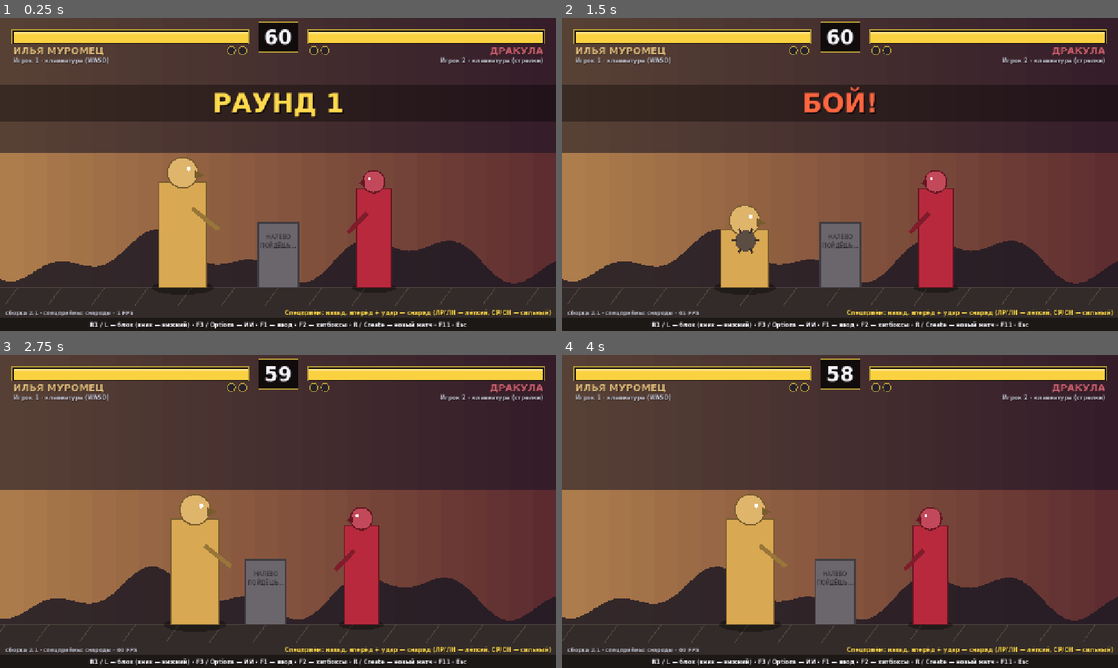
Above: before the commit, frames 1-4 (two rows, left to right).
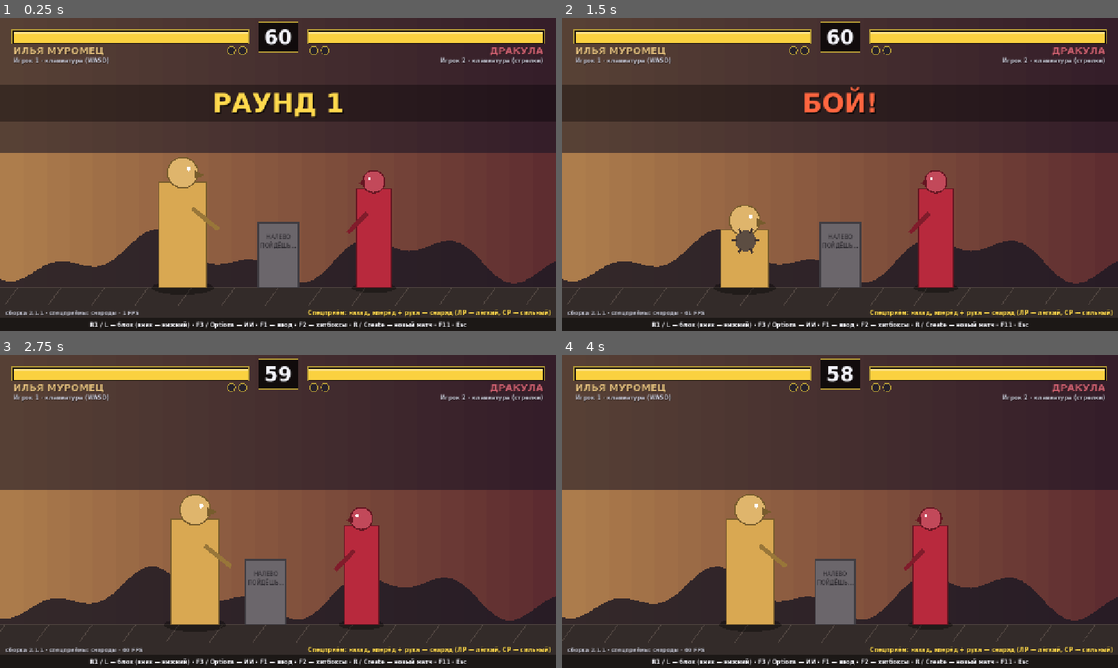
Above: after the commit, the same moments.

Repository: wrcabeludo-rgb/games
Game: Godot game, scene res://scenes/main.tscn
The game is run twice, just before and just after one commit, with the same random seed, the same clock (stepped at 60 frames per second) and the same inputs.
Inputs:
- Up to frame 1 (0.25 s): no input
- Up to frame 2 (1.5 s): tap Enter at 0.5 s; hold D 0.53-1.28 s; tap U at 0.6 s; hold S from 1.28 s (still down); tap I at 1.35 s
- Up to frame 3 (2.75 s): release S at 2.03 s; hold D from 2.03 s (still down); tap J at 2.1 s
- Up to frame 4 (4 s): release D at 2.78 s; hold W 2.78-3.53 s; tap K at 2.85 s; hold A from 3.53 s (still down); tap L at 3.6 s

The runs differ from the first frame. In frame 1, 0.6% of the frame differs, in the area x 6-100%, y 93-96%; in frame 2, 0.6%; in frame 3, 0.6%; in frame 4, 0.6%.

Commit message:
Битва легенд 2.1.1: снаряды — только ударами рукой
У спецприёма в данных указано, какими кнопками он вызывается (buttons: punch/kick/any).
Бросок палицы и стая мышей — только ЛР/СР; с ногами выходит обычный удар.

Co-Authored-By: Claude Opus 5.5 <noreply@anthropic.com>
Claude-Session: https://claude.ai/code/session_01XXCj5USGvqBwGBQWYjNQyR

Diff:
--- a/bitva-legend/game/project.godot
+++ b/bitva-legend/game/project.godot
@@ -5,7 +5,7 @@
 [application]
 
 config/name="Битва легенд"
-config/version="2.1"
+config/version="2.1.1"
 config/description="спецприёмы: снаряды"
 run/main_scene="res://scenes/main.tscn"
 config/features=PackedStringArray("4.4", "GL Compatibility")
--- a/bitva-legend/game/scripts/core/fighter.gd
+++ b/bitva-legend/game/scripts/core/fighter.gd
@@ -303,7 +303,7 @@
 	for i in 4:
 		if (bits & ATTACK_BITS[i]) != 0 and (prev_bits & ATTACK_BITS[i]) == 0:
 			btn_timers[i] = 0
-			_check_special(1 if i >= 2 else 0)
+			_check_special(i)
 	prev_bits = bits
 	return {
 		"fwd": (bits & fwd_bit) != 0, "back": (bits & back_bit) != 0,
@@ -324,12 +324,22 @@
 ## Нажата кнопка удара: не завершает ли она ввод спецприёма?
 ## «Назад, вперёд + удар»: вперёд не раньше BUTTON_WINDOW тиков до кнопки,
 ## назад — не раньше TAP_WINDOW тиков до «вперёд».
-func _check_special(strength: int) -> void:
+func _check_special(button: int) -> void:
 	if tap_log[0] == TAP_FWD and tap_log[2] == TAP_BACK and tap_log[1] <= BUTTON_WINDOW \
 			and tap_log[3] - tap_log[1] <= TAP_WINDOW:
-		special_buf = SPECIAL_PROJ
-		special_strength = strength
-		special_timer = 0
+		_queue_special(SPECIAL_PROJ, button)
+
+
+## Спецприём узнан по направлениям; проверяем, подходит ли кнопка (руки, ноги или любая).
+func _queue_special(special: int, button: int) -> void:
+	var m: Dictionary = data.moves[MOVES[SPECIAL_BASE + special * 2]]
+	var kind: String = m.get("buttons", "any")
+	var is_punch := button == 0 or button == 2
+	if (kind == "punch" and not is_punch) or (kind == "kick" and is_punch):
+		return
+	special_buf = special
+	special_strength = 1 if button >= 2 else 0
+	special_timer = 0
 
 
 ## Готов ли спецприём из буфера к исполнению (и разрешён ли он сейчас).
--- a/bitva-legend/game/scripts/core/fighter_data.gd
+++ b/bitva-legend/game/scripts/core/fighter_data.gd
@@ -20,6 +20,7 @@
 ##     vx, vy — скорость (вперёд, вверх), субпиксели за тик; gravity — гравитация
 ##     w, h   — размер хитбокса снаряда, px;  kind — вид для отрисовки (0 палица, 1 мыши)
 ##     damage, hitstun, hitstop, push — как у ударов; chip — урон сквозь блок
+##   buttons — какими кнопками вызывается: punch (руки: ЛР/СР), kick (ноги: ЛН/СН), any
 
 const CHARACTERS := {
 	"ilya": {
@@ -57,9 +58,9 @@
 			"j_lk": {"startup": 6, "active": 8, "damage": 45, "hitstun": 16, "hitstop": 8, "push": 600, "box": [30, 10, 95, 50], "level": "overhead"},
 			"j_hp": {"startup": 9, "active": 5, "damage": 100, "hitstun": 22, "hitstop": 13, "push": 800, "box": [25, -15, 125, 95], "level": "overhead"},
 			"j_hk": {"startup": 8, "active": 6, "damage": 90, "hitstun": 20, "hitstop": 11, "push": 800, "box": [30, 15, 125, 50], "level": "overhead"},
-			# Бросок палицы: летит по дуге и падает. Медленный, но мощный.
-			"sp_proj_l": {"startup": 16, "active": 1, "recovery": 20, "proj": {"x": 60, "y": 200, "vx": 650, "vy": 1100, "gravity": 70, "w": 54, "h": 54, "kind": 0, "damage": 90, "hitstun": 22, "hitstop": 12, "push": 900, "chip": 9}},
-			"sp_proj_h": {"startup": 20, "active": 1, "recovery": 22, "proj": {"x": 60, "y": 200, "vx": 950, "vy": 900, "gravity": 70, "w": 54, "h": 54, "kind": 0, "damage": 110, "hitstun": 24, "hitstop": 13, "push": 1000, "chip": 11}},
+			# Бросок палицы (только руками): летит по дуге и падает. Медленный, но мощный.
+			"sp_proj_l": {"buttons": "punch", "startup": 16, "active": 1, "recovery": 20, "proj": {"x": 60, "y": 200, "vx": 650, "vy": 1100, "gravity": 70, "w": 54, "h": 54, "kind": 0, "damage": 90, "hitstun": 22, "hitstop": 12, "push": 900, "chip": 9}},
+			"sp_proj_h": {"buttons": "punch", "startup": 20, "active": 1, "recovery": 22, "proj": {"x": 60, "y": 200, "vx": 950, "vy": 900, "gravity": 70, "w": 54, "h": 54, "kind": 0, "damage": 110, "hitstun": 24, "hitstop": 13, "push": 1000, "chip": 11}},
 		},
 	},
 	"dracula": {
@@ -99,8 +100,8 @@
 			"j_hk": {"startup": 7, "active": 5, "damage": 75, "hitstun": 19, "hitstop": 10, "push": 750, "box": [25, 20, 115, 45], "level": "overhead"},
 			# Стая летучих мышей: летит прямо. Лёгкая — на уровне груди, сильная — быстрее,
 			# но на уровне головы: под ней можно присесть.
-			"sp_proj_l": {"startup": 12, "active": 1, "recovery": 22, "proj": {"x": 50, "y": 150, "vx": 800, "vy": 0, "gravity": 0, "w": 68, "h": 44, "kind": 1, "damage": 60, "hitstun": 18, "hitstop": 9, "push": 700, "chip": 6}},
-			"sp_proj_h": {"startup": 14, "active": 1, "recovery": 24, "proj": {"x": 50, "y": 225, "vx": 1200, "vy": 0, "gravity": 0, "w": 68, "h": 44, "kind": 1, "damage": 70, "hitstun": 19, "hitstop": 10, "push": 750, "chip": 7}},
+			"sp_proj_l": {"buttons": "punch", "startup": 12, "active": 1, "recovery": 22, "proj": {"x": 50, "y": 150, "vx": 800, "vy": 0, "gravity": 0, "w": 68, "h": 44, "kind": 1, "damage": 60, "hitstun": 18, "hitstop": 9, "push": 700, "chip": 6}},
+			"sp_proj_h": {"buttons": "punch", "startup": 14, "active": 1, "recovery": 24, "proj": {"x": 50, "y": 225, "vx": 1200, "vy": 0, "gravity": 0, "w": 68, "h": 44, "kind": 1, "damage": 70, "hitstun": 19, "hitstop": 10, "push": 750, "chip": 7}},
 		},
 	},
 }
--- a/bitva-legend/game/scripts/ui/hud.gd
+++ b/bitva-legend/game/scripts/ui/hud.gd
@@ -186,7 +186,7 @@
 	draw_rect(Rect2(0, size.y - 30, size.x, 30), COLOR_SHADE)
 	_text(Vector2(size.x / 2.0, size.y - 10), hint, 13, COLOR_TEXT, false, true)
 	_text(Vector2(12, size.y - 38), "сборка %s · %s · %d FPS" % [version, stage, Engine.get_frames_per_second()], 12, COLOR_DIM)
-	_text(Vector2(size.x - 12, size.y - 38), "Спецприём: назад, вперёд + удар — снаряд (ЛР/ЛН — лёгкий, СР/СН — сильный)", 13, COLOR_GOLD, true)
+	_text(Vector2(size.x - 12, size.y - 38), "Спецприём: назад, вперёд + рука — снаряд (ЛР — лёгкий, СР — сильный)", 13, COLOR_GOLD, true)
 
 
 # --- История ввода (F1) --------------------------------------------------
--- a/bitva-legend/game/tests/test_specials.gd
+++ b/bitva-legend/game/tests/test_specials.gd
@@ -25,6 +25,8 @@
 	ok = _check("вперёд, назад + удар — обычный удар", _test_wrong_order()) and ok
 	ok = _check("слишком медленный ввод — обычный удар", _test_too_slow()) and ok
 	ok = _check("урон сквозь блок может добить", _test_chip_ko()) and ok
+	ok = _check("палица — только руками: назад, вперёд + ЛН — обычный удар ногой", _test_mace_punch_only()) and ok
+	ok = _check("назад, вперёд + СР у Ильи — сильная палица", _test_mace_heavy_punch()) and ok
 	print("ИТОГ: " + ("все тесты пройдены" if ok else "есть ошибки"))
 	quit(0 if ok else 1)
 
@@ -156,3 +158,20 @@
 	_drac_fireball(sim, LP, BL)
 	_run(sim, BL, 0, 90)
 	return sim.fighters[0].hp == 0 and sim.phase == Sim.Phase.ROUND_END
+
+
+func _test_mace_punch_only() -> bool:
+	var sim := _sim_at(600, 1100)
+	var f := sim.fighters[0]
+	_run(sim, L, 0, 2)
+	_run(sim, R | InputBits.LK, 0)
+	_run(sim, 0, 0, 30)
+	return sim.projectiles.is_empty() and sim.fighters[1].hp == 1000 \
+		and (f.move < 0 or _move_name(f) == "st_lk")
+
+
+func _test_mace_heavy_punch() -> bool:
+	var sim := _sim_at(600, 1100)
+	_run(sim, L, 0, 2)
+	_run(sim, R | HP, 0)
+	return _move_name(sim.fighters[0]) == "sp_proj_h"
